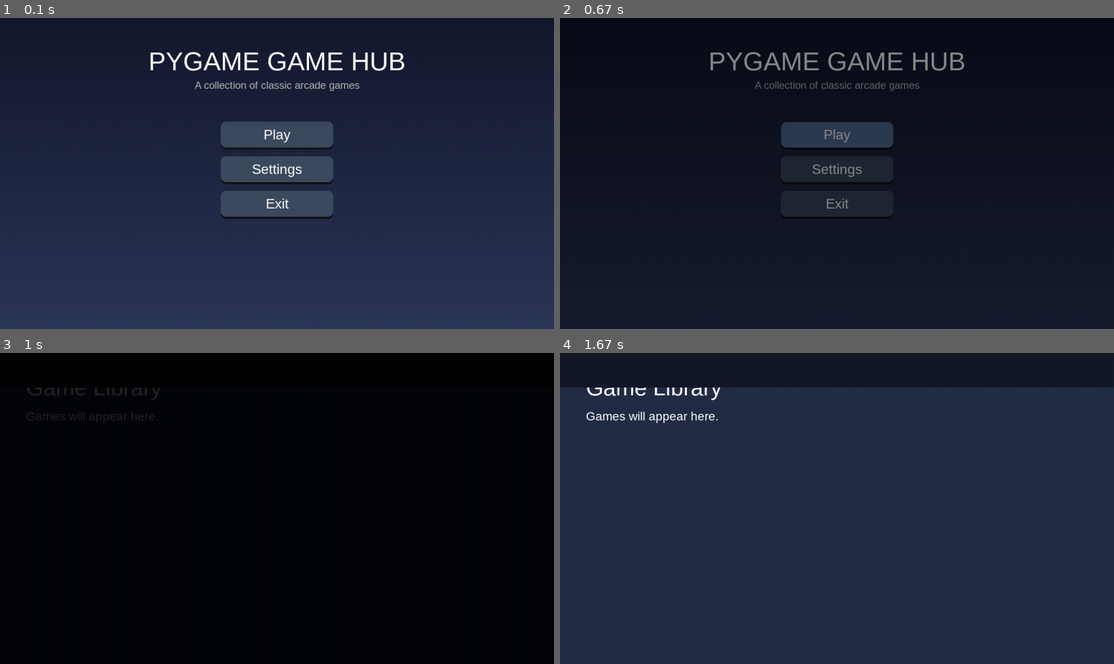
Above: before the commit, frames 1-4 (two rows, left to right).
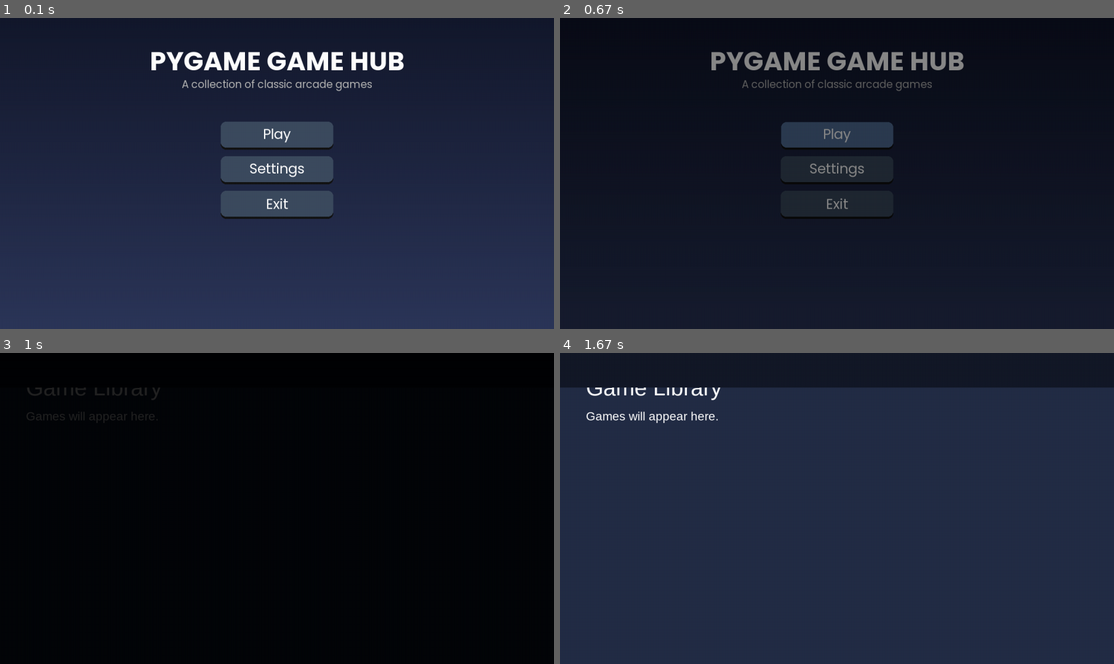
Above: after the commit, the same moments.

Repository: Amir-Erfanian/pygame_training
Game: pygame game, started from MultiGames/main.py
Two runs of this game, one before a commit and one after it. Both use one fixed random seed, a clock stepped at 60 frames per second and the inputs below.
Inputs (mouse positions are in pixels of both pictures, inside the frame that each line leads up to):
- Up to frame 1 (0.1 s): no input
- Up to frame 2 (0.67 s): click "Play" at 0.38 s
- Up to frame 3 (1 s): press the mouse at (94, 396) at 0.7 s; move the mouse to (265, 464) at 0.8 s; release the mouse at (437, 533) at 0.93 s
- Up to frame 4 (1.67 s): no input

The runs differ from the first frame. In frame 1, 2.2% of the frame differs, in the area x 27-73%, y 10-62%; in frame 2, 2.0%; in frame 3, nothing differs; in frame 4, nothing differs.

Commit message:
Changes default fonts to custom fonts.

Diff:
--- /dev/null
+++ b/MultiGames/core/asset_manager.py
@@ -0,0 +1,36 @@
+from pathlib import Path
+import pygame
+
+
+class AssetManager:
+    def __init__(self):
+        self.base_path = Path("MultiGames/assets")
+
+        self.font_cache = {}
+        self.image_cache = {}
+        self.sound_cache = {}
+
+    def font(self, filename, size):
+        key = (filename, size)
+
+        if key not in self.font_cache:
+            path = self.base_path / "fonts" / filename
+            self.font_cache[key] = pygame.font.Font(path, size)
+
+        return self.font_cache[key]
+
+    def image(self, filename):
+        if filename not in self.image_cache:
+            path = self.base_path / "images" / filename
+            self.image_cache[filename] = (
+                pygame.image.load(path).convert_alpha()
+            )
+
+        return self.image_cache[filename]
+
+    def sound(self, filename):
+        if filename not in self.sound_cache:
+            path = self.base_path / "sounds" / filename
+            self.sound_cache[filename] = pygame.mixer.Sound(path)
+
+        return self.sound_cache[filename]
--- a/MultiGames/core/engine.py
+++ b/MultiGames/core/engine.py
@@ -1,6 +1,7 @@
 import pygame
 
 import settings
+from core.asset_manager import AssetManager
 
 
 class Engine:
@@ -19,5 +20,7 @@
 
         self.fps = 0
 
+        self.assets = AssetManager()
+
     def quit(self):
         self.running = False
--- a/MultiGames/core/scene.py
+++ b/MultiGames/core/scene.py
@@ -2,6 +2,10 @@
 
     def __init__(self, manager):
         self.manager = manager
+
+    @property
+    def engine(self):
+        return self.manager.engine
 
     def handle_events(self, events):
         pass
--- a/MultiGames/core/scene_manager.py
+++ b/MultiGames/core/scene_manager.py
@@ -3,7 +3,9 @@
 
 class SceneManager:
 
-    def __init__(self):
+    def __init__(self, engine):
+
+        self.engine = engine
 
         self.scene = None
 
@@ -32,17 +34,14 @@
             change = self.transition.update(dt)
 
             if change:
-
                 self.scene = self.next_scene
 
             if self.transition.finished:
-
                 self.transition = None
 
             return
 
         if self.scene:
-
             self.scene.update(dt)
 
     def draw(self, screen):
--- a/MultiGames/main.py
+++ b/MultiGames/main.py
@@ -10,13 +10,15 @@
 
 engine = Engine()
 
-manager = SceneManager()
+manager = SceneManager(engine)
 
 manager.scene = MainMenu(manager)
+
 
 while engine.running:
 
     dt = engine.clock.tick(settings.FPS) / 1000
+
     engine.fps = engine.clock.get_fps()
 
     events = pygame.event.get()
--- a/MultiGames/menus/main_menu.py
+++ b/MultiGames/menus/main_menu.py
@@ -11,19 +11,18 @@
 
     def __init__(self, manager):
         super().__init__(manager)
-
-        self.title_font = pygame.font.SysFont(
-            settings.FONT_NAME,
+        self.title_font = self.engine.assets.font(
+            "Poppins-Bold.ttf",
             60
         )
 
-        self.subtitle_font = pygame.font.SysFont(
-            settings.FONT_NAME,
+        self.subtitle_font = self.engine.assets.font(
+            "Poppins-Regular.ttf",
             24
         )
 
-        self.button_font = pygame.font.SysFont(
-            settings.FONT_NAME,
+        self.button_font = self.engine.assets.font(
+            "Poppins-Regular.ttf",
             32
         )
 
Binary file added: MultiGames/assets/fonts/Poppins-Bold.ttf
Binary file added: MultiGames/assets/fonts/Poppins-Regular.ttf
